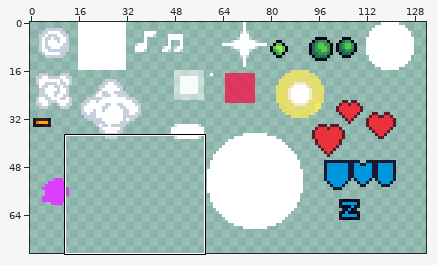
A pixel-art file gets an edit: BurningKnight/Content/Animations/particles.ase. Above: a wide view before the commit, with the close-up outlined.
Close-up. First the earlier version:
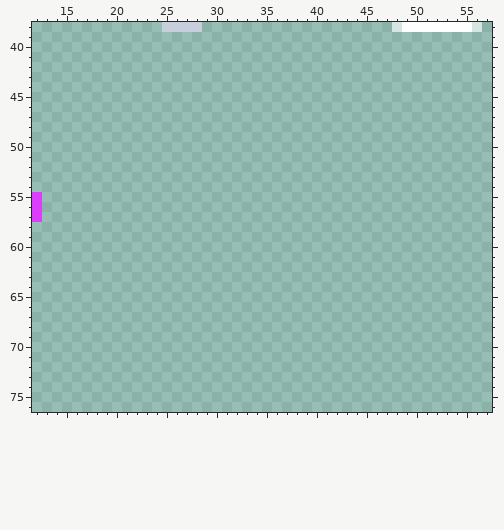
132x107 pixels, 1 frame. Shown: x 12..57, y 38..76. The wide view leaves out empty margins.
After the commit:
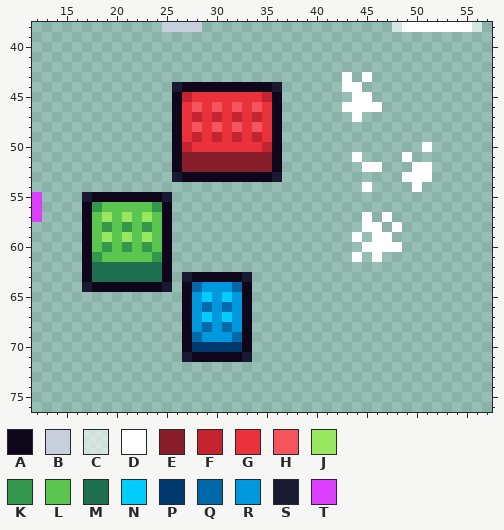
Palette (. is transparent): A #0e071b  B #c7cfdd  C #ffffff98  D #ffffff  E #891e2b  F #c42430  G #ea323c  H #f5555d  J #99e65f  K #33984b  L #5ac54f  M #1e6f50  N #00cdf9  P #00396d  Q #0069aa  R #0098dc  S #1a1932  T #db3ffd
Edits made:
Colour A is added in row 44 at x 27 to 35; in rows 45 to 52 at x 26 and 36; in row 53 at x 27 to 35; in row 55 at x 18 to 24; in rows 56 to 62 at x 17 and 25; in row 63 at x 17, 25 and 28 to 32.
Colour A is added in row 64 at x 18 to 24, 27 and 33; in rows 65 to 70 at x 27 and 33; in row 71 at x 28 to 32.
Colour D is added in row 43 at x 43 and 45; in row 44 at x 43 to 44; in row 45 at x 44 to 45; in row 46 at x 43 to 46; in row 47 at x 44; in row 50 at x 51.
Colour D is added in row 51 at x 44 and 49; in row 52 at x 45 to 46 and 50 to 51; in row 53 at x 49 to 51; in row 54 at x 45 and 50; in row 57 at x 45 and 47; in row 58 at x 45 to 46 and 48.
Colour D is added in row 59 at x 44 and 46 to 47; in row 60 at x 45 to 48; in row 61 at x 44 and 46.
Colour E is added in rows 51 to 52 at x 27 to 35.
Colour F is added in row 45 at x 27 and 35; in row 47 at x 28, 30, 32 and 34; in row 49 at x 28, 30, 32 and 34; in row 50 at x 27 and 35.
Colour G is added in row 45 at x 28 to 34; in rows 46 to 49 at x 27, 29, 31, 33 and 35; in row 50 at x 28 to 34.
Colour H is added in row 46 at x 28, 30, 32 and 34; in row 48 at x 28, 30, 32 and 34.
Colour J is added in row 57 at x 19, 21 and 23; in row 59 at x 19, 21 and 23.
Colour K is added in row 56 at x 18 and 24; in row 58 at x 19, 21 and 23; in row 60 at x 19, 21 and 23; in row 61 at x 18 and 24.
Colour L is added in row 56 at x 19 to 23; in rows 57 to 60 at x 18, 20, 22 and 24; in row 61 at x 19 to 23.
Colour M is added in rows 62 to 63 at x 18 to 24.
Colour N is added in row 65 at x 29 and 31; in row 67 at x 29 and 31.
Colour P is added in row 70 at x 28 to 32.
Colour Q is added in row 64 at x 28 and 32; in row 66 at x 29 and 31; in row 68 at x 29 and 31; in row 69 at x 28 and 32.
Colour R is added in row 64 at x 29 to 31; in rows 65 to 68 at x 28, 30 and 32; in row 69 at x 29 to 31.
Colour S is added in row 44 at x 26 and 36; in row 53 at x 26 and 36; in row 55 at x 17 and 25; in row 63 at x 27 and 33; in row 64 at x 17 and 25; in row 71 at x 27 and 33.
Pixel boxes of the changes (left, top, right, bottom) in both close-ups:
added: (342, 72, 432, 262)
added: (82, 82, 282, 362)
